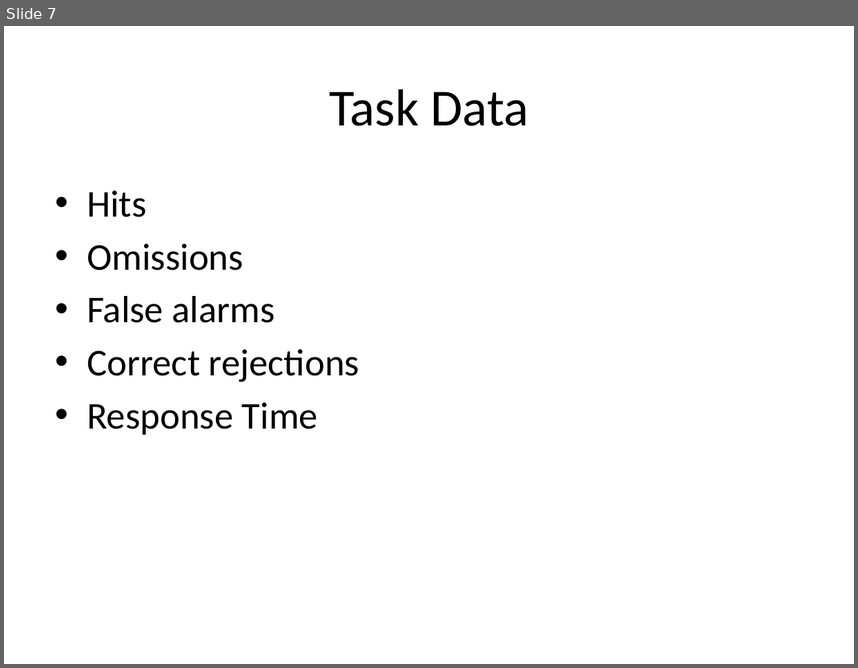
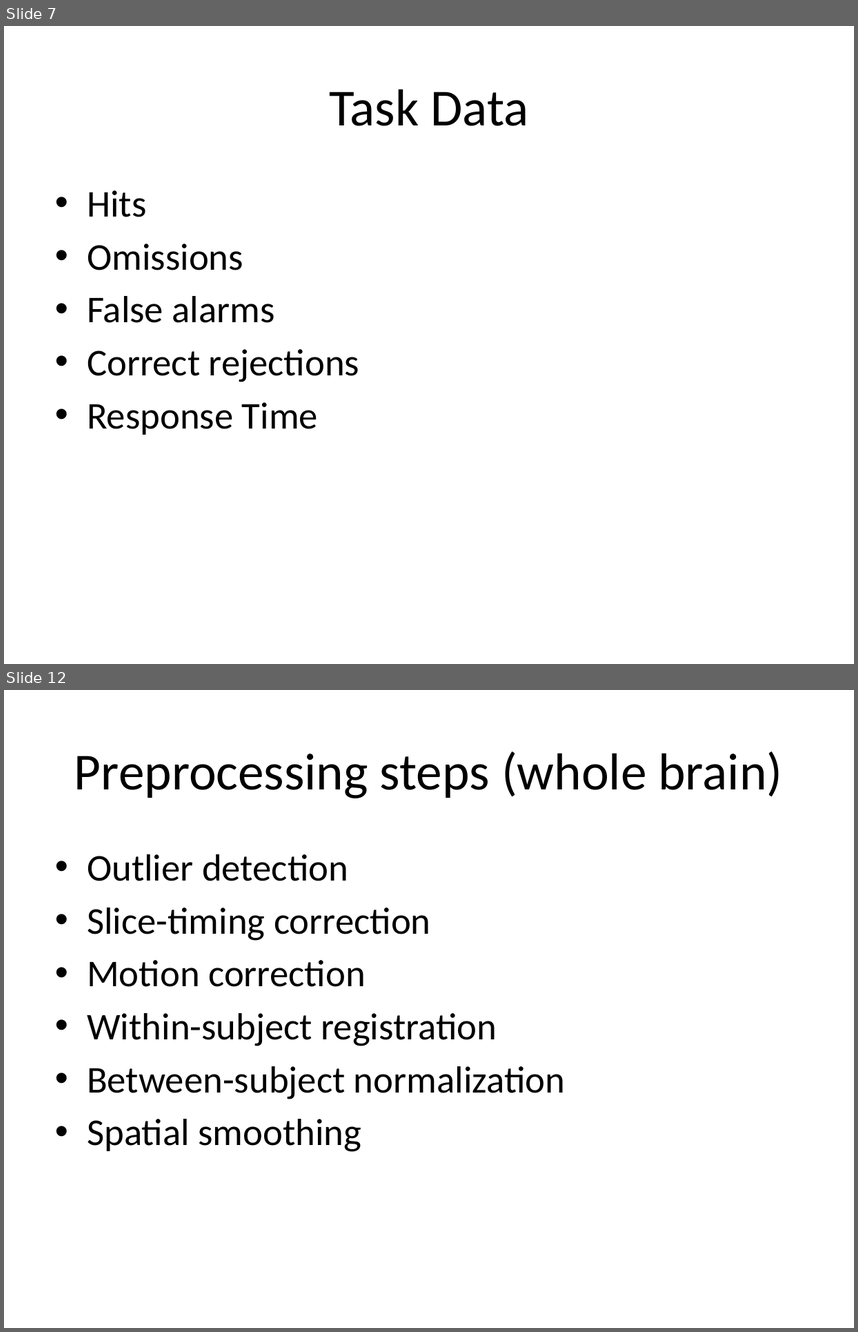
Before and after one commit to psych-214-fall-2016/project-blue, a slide deck: project-blue.pptx. Shown one above the other, each under a label of ours: slide 7 before the commit, slides 7 and 12 after it; the slides between them are not shown. The pictures are 858x668 and 858x1332 pixels, drawn with LibreOffice and Linux fonts; fonts in the diff are those of the drawing. Boxes give left, top, right and bottom in pixels: in the first picture for what was removed or moved away, otherwise in the second. Text is boxed around its words. In the diff, an @@ line names an element or a change of style, - is before the commit and + after.

Commit message:
Updated powerpoint with current goals and steps.

```diff
--- a/project-blue.pptx
+++ b/project-blue.pptx
@@ slide 12 added at <box>4,690,854,1328</box>, background #FFFFFF @@
@@ title added at <box>74,751,782,798</box>, 44 pt, text #000000 @@
+Preprocessing steps (whole brain)
@@ text added at <box>87,854,565,1152</box>, 32 pt, text #000000 @@
+• Outlier detection
+• Slice-timing correction
+• Motion correction
+• Within-subject registration
+• Between-subject normalization
+• Spatial smoothing
```
Also in this commit, not shown: 5 slides changed, 4 other slides added, 1 slide removed.
